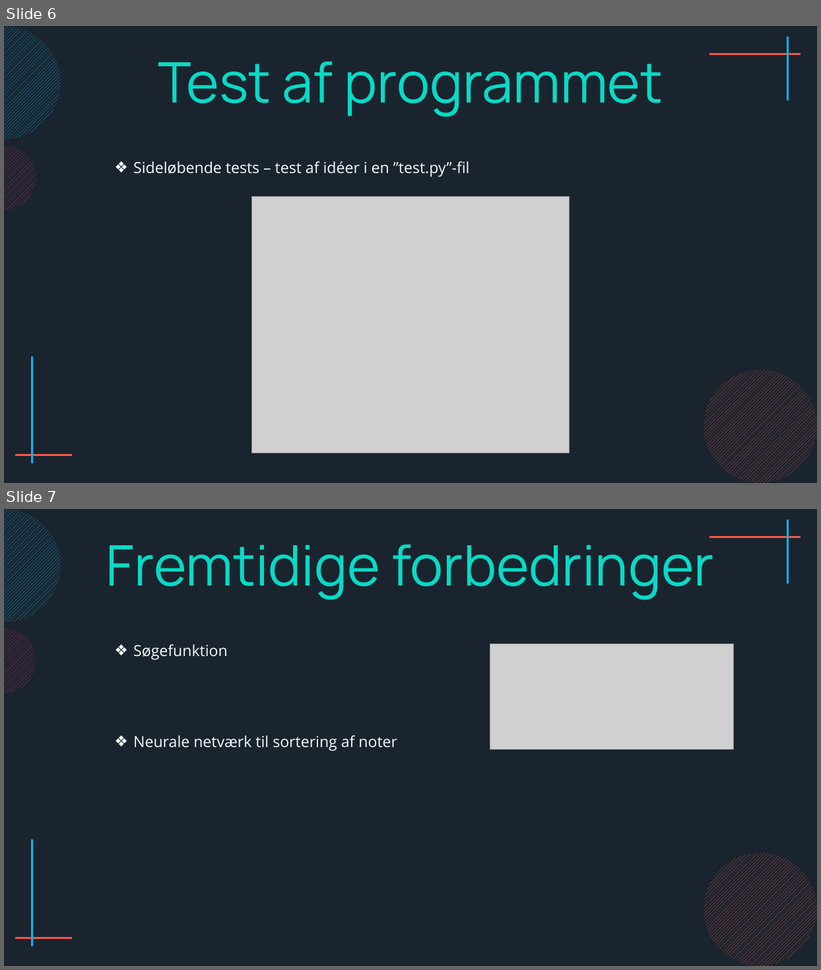
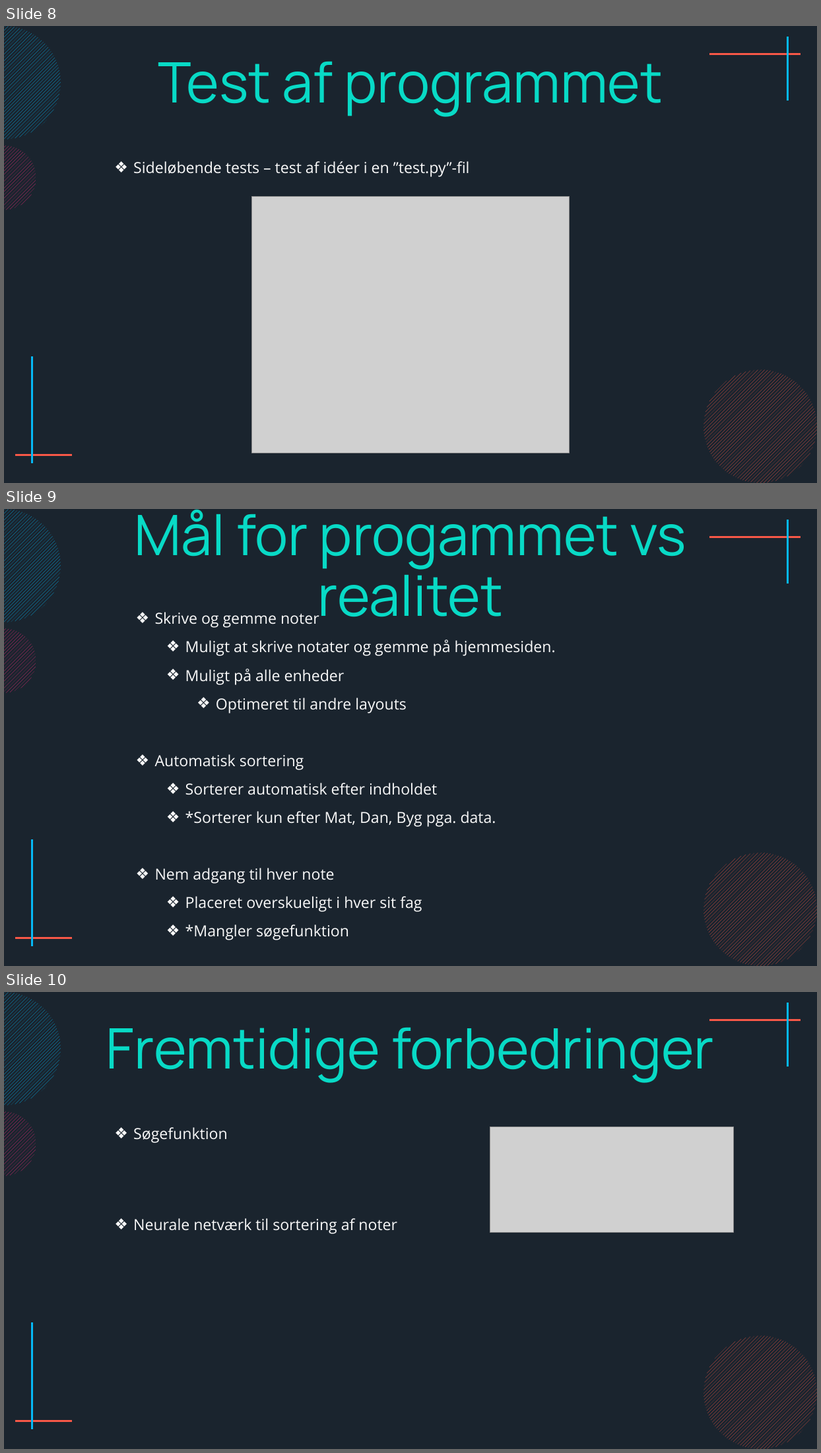
Before and after one commit to Andreasgdp/NoteSort, a slide deck: 2 - Info/Notesort presentation.pptx. Shown one above the other, each under a label of ours: slides 6 and 7 before the commit, slides 8, 9 and 10 after it. The pictures are 821x970 and 821x1453 pixels, drawn with LibreOffice and Linux fonts; fonts in the diff are those of the drawing; grey boxes stand for pictures. Boxes give left, top, right and bottom in pixels: in the first picture for what was removed or moved away, otherwise in the second. Text is boxed around its words. In the diff, an @@ line names an element or a change of style, - is before the commit and + after.

```diff
--- a/2 - Info/Notesort presentation.pptx
+++ b/2 - Info/Notesort presentation.pptx
@@ slide 9 added at [4,509,817,966], background #1A242E; not listed: 7 template elements that a slide beside it also shows @@
@@ text added at [134,510,686,617], 66 pt, text #08DAC6 @@
+Mål for progammet vs realitet
@@ text added at [155,612,556,941], 18 pt, text #F9F9F9 @@
+❖ Skrive og gemme noter
+  ❖ Muligt at skrive notater og gemme på hjemmesiden.
+  ❖ Muligt på alle enheder
+    ❖ Optimeret til andre layouts
+❖ Automatisk sortering
+  ❖ Sorterer automatisk efter indholdet
+  ❖ *Sorterer kun efter Mat, Dan, Byg pga. data.
+❖ Nem adgang til hver note
+  ❖ Placeret overskueligt i hver sit fag
+  ❖ *Mangler søgefunktion
@@ what was slide 6 is now slide 8 @@
@@ what was slide 7 is now slide 10 @@
```
Also in this commit, not shown: 1 slide changed, 2 other slides added, 14 other files.
